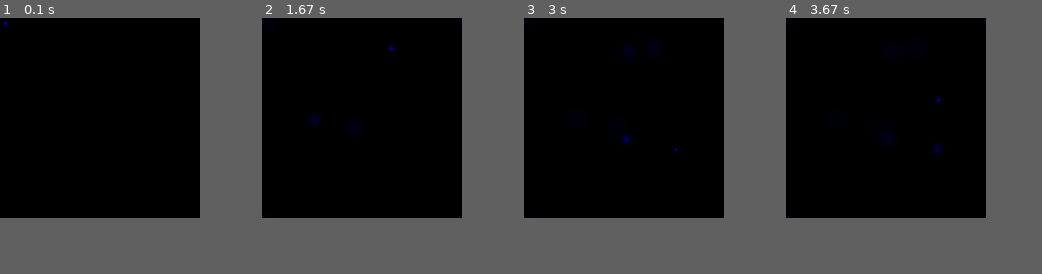
Above: before the commit, frames 1-4 (left to right).
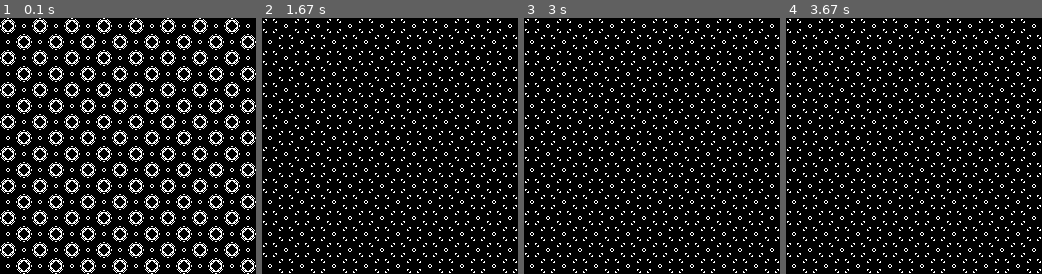
Above: after the commit, the same moments.

Repository: icarito/lc-dandelion
Game: pygame game, started from trunk/ca.py
Same seed, same stepped clock (60 frames per second), same inputs: the game is played once before the commit and once after it. The source is Python 2; it was converted automatically to run under Python 3.
Inputs (mouse positions are in pixels of both pictures, inside the frame that each line leads up to):
- Up to frame 1 (0.1 s): no input
- Up to frame 2 (1.67 s): move the mouse to (354, 128) at 0.37 s; move the mouse to (313, 117) at 0.87 s; move the mouse to (390, 48) at 1.37 s
- Up to frame 3 (3 s): move the mouse to (628, 51) at 1.87 s; move the mouse to (626, 138) at 2.43 s; move the mouse to (675, 148) at 2.93 s
- Up to frame 4 (3.67 s): move the mouse to (937, 99) at 3.43 s
In our replay, the window is 200x200 before the commit and 256x256 after it. These sizes can differ from the game's own. Grey fills any space a smaller window leaves; there, only what the larger window draws over its background counts as a difference.

The runs differ from the first frame. In frame 1, 17% of the frame differs, in the area x 0-100%, y 0-100%; in frame 2, 6.4%; in frame 3, 6.4%; in frame 4, 6.4%.

Commit message:
added checkerboard initial matrix generator

Diff:
--- a/trunk/ca.py
+++ b/trunk/ca.py
@@ -4,8 +4,8 @@
 
 import random
 
-DEFAULT_WIDTH=200
-DEFAULT_HEIGHT=200
+DEFAULT_WIDTH=256
+DEFAULT_HEIGHT=256
 
 BLACK = 0,0,0
 WHITE = 255,255,255
@@ -56,7 +56,7 @@
     return corner_sum(matrix, x, y) / 4.0
 
 def eight_neighbors(matrix, x, y):
-    four_neighbors(matrix, x, y) + corner_neighbors(matrix, x, y)
+    return four_neighbors(matrix, x, y) + corner_neighbors(matrix, x, y)
 
 def nine_neighbors(matrix, x, y):
     return five_neighbors(matrix, x, y) + corner_neighbors(matrix, x, y)
@@ -91,6 +91,15 @@
 
 def random_real_matrix():
     return initialize(lambda x,y: random.random())
+
+def checkerboard(num):
+    def fun():
+        repeat = DEFAULT_WIDTH / (num * 2)
+        row = ([1] * num + [0] * num) * repeat
+        rev = row[::-1]
+        return ([row] * num + [rev] * num) * repeat
+    return fun
+
 
 def clamp(value):
     if value < 0.0: return 0
@@ -154,14 +163,14 @@
         return generation_by_point(generation_function, matrix)
     while(True):
         pygame.event.get()
-        x,y = pygame.mouse.get_pos()
-        if 0 < x < DEFAULT_WIDTH and 0 < y < DEFAULT_HEIGHT:
-            print x,y
-            matrix[x][y] = 1.0
+#        x,y = pygame.mouse.get_pos()
+#        if 0 < x < (DEFAULT_WIDTH) and 0 < y < (DEFAULT_HEIGHT):
+#            print x,y
+#            matrix[x][y] = 1.0
         matrix = draw(matrix, sbuffer)
 
 
 if __name__ == '__main__':
     #test()
-    pygame_test(lambda: EMPTY_MATRIX, wave, wave_adapter)
-#    pygame_test(random_binary_matrix, life, life_adapter)
+#    pygame_test(checkerboard(8), wave, wave_adapter)
+    pygame_test(checkerboard(16), life, life_adapter)
